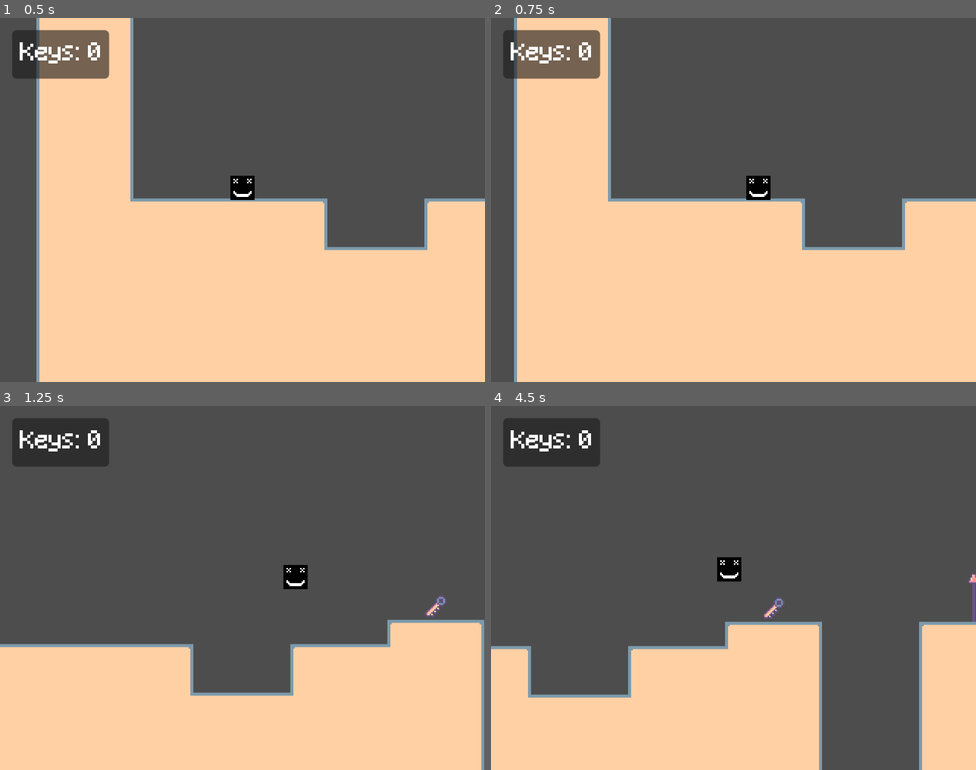
Above: before the commit, frames 1-4 (two rows, left to right).
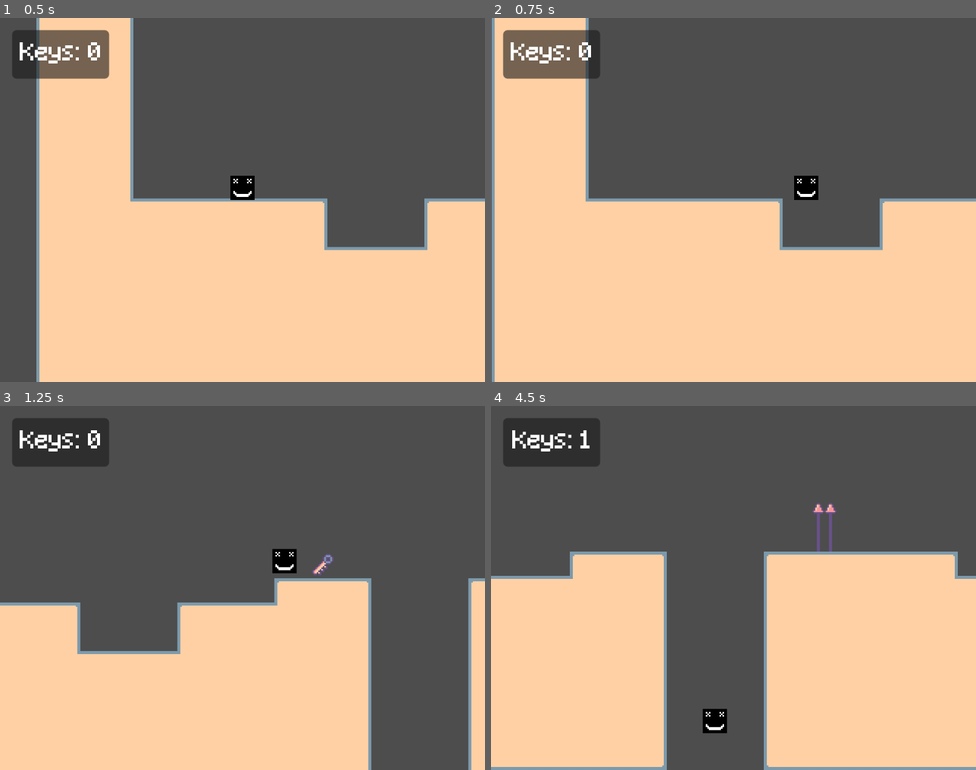
Above: after the commit, the same moments.

Repository: AashaStudios/DoodlyGameJam1
Game: Godot game, scene res://scenes/game.tscn
Same seed, same stepped clock (60 frames per second), same inputs: the game is played once before the commit and once after it.
Inputs:
- Up to frame 1 (0.5 s): no input
- Up to frame 2 (0.75 s): hold Right (right) from 0.53 s (still down); tap Shift (dash, bound only after the commit) at 0.6 s
- Up to frame 3 (1.25 s): keep holding Right (right); tap Space (jump) at 0.77, 0.8, 1.07 s
- Up to frame 4 (4.5 s): tap Space (jump) at 1.35, 1.52, 1.82, 2.3, 3.02, 3.32, 3.6, 3.77, 4.07 s; tap Shift (dash, bound only after the commit) at 1.55, 2.1, 2.85, 4.35 s; release Right (right) at 2.03 s; hold Left (left) 2.03-2.78 s; hold Right (right) 2.78-4.28 s; hold Left (left) from 4.28 s (still down)

Frame 1 is identical in both runs. In frame 2, 10% of the frame differs, in the area x 0-86%, y 0-100%; in frame 3, 22%; in frame 4, 38%, in the area x 0-100%, y 6-100%.

Commit message:
Dash Added

Diff:
--- a/project.godot
+++ b/project.godot
@@ -44,6 +44,11 @@
 "events": [Object(InputEventKey,"resource_local_to_scene":false,"resource_name":"","device":-1,"window_id":0,"alt_press …(191 unchanged characters)…
 ]
 }
+dash={
+"deadzone": 0.2,
+"events": [Object(InputEventKey,"resource_local_to_scene":false,"resource_name":"","device":-1,"window_id":0,"alt_pressed":false,"shift_pressed":false,"ctrl_pressed":false,"meta_pressed":false,"pressed":false,"keycode":0,"physical_keycode":4194325,"key_label":0,"unicode":0,"location":0,"echo":false,"script":null)
+]
+}
 
 [rendering]
 
--- a/scenes/player.gd
+++ b/scenes/player.gd
@@ -5,25 +5,31 @@
 const ACCELERATION: int = 10
 const FRICTION: int = 15
 const JUMP_VELOCITY: int = -300
+const DASH_VELOCITY: int = 500
 
 var coyote_time_activated: bool = false
 
+@onready var sprite: Sprite2D = $Sprite2D
 @onready var jump_buffer_timer: Timer = $Timer/JumpBufferTimer
 @onready var coyote_timer: Timer = $Timer/CoyoteTimer
+@onready var dash_timer: Timer = $Timer/DashTimer
+@onready var dash_cooldown_timer: Timer = $Timer/DashCooldownTimer
 
 
 func _physics_process(delta: float) -> void:
-    # Add the gravity.
     if not is_on_floor():
         velocity += get_gravity() * delta
 
-    # Handle jump.
-    if Input.is_action_just_pressed("jump") and is_on_floor():
-        velocity.y = JUMP_VELOCITY
+    dash()
+
+    if not dash_timer.is_stopped():
+        return
 
     var direction := Input.get_axis("left", "right")
 
     run(delta, direction)
+    jump()
+    animation(direction)
 
     move_and_slide()
 
@@ -31,6 +37,21 @@
 func run(delta: float, direction: float) -> void:
     var body_weight: float = delta * (ACCELERATION if direction else FRICTION)
     velocity.x = lerp(velocity.x, direction * SPEED, body_weight)
+
+
+func dash() -> void:
+    if Input.is_action_just_pressed("dash") and dash_cooldown_timer.is_stopped():
+        dash_timer.start()
+        dash_cooldown_timer.start()
+
+    if not dash_timer.is_stopped():
+        velocity.y = 0
+        if sprite.flip_h == false:
+            velocity.x = DASH_VELOCITY
+        else:
+            velocity.x = -DASH_VELOCITY
+
+        move_and_slide()
 
 
 func jump() -> void:
@@ -53,3 +74,10 @@
         jump_buffer_timer.stop()
         coyote_timer.stop()
         coyote_time_activated = true
+
+
+func animation(direction: float) -> void:
+    if direction > 0:
+        sprite.flip_h = false
+    elif direction < 0:
+        sprite.flip_h = true
--- a/scenes/player.tscn
+++ b/scenes/player.tscn
@@ -27,3 +27,11 @@
 [node name="CoyoteTimer" type="Timer" parent="Timer" unique_id=628371406]
 wait_time = 0.1
 one_shot = true
+
+[node name="DashTimer" type="Timer" parent="Timer" unique_id=1123727246]
+wait_time = 0.25
+one_shot = true
+
+[node name="DashCooldownTimer" type="Timer" parent="Timer" unique_id=1228225815]
+wait_time = 5.0
+one_shot = true
